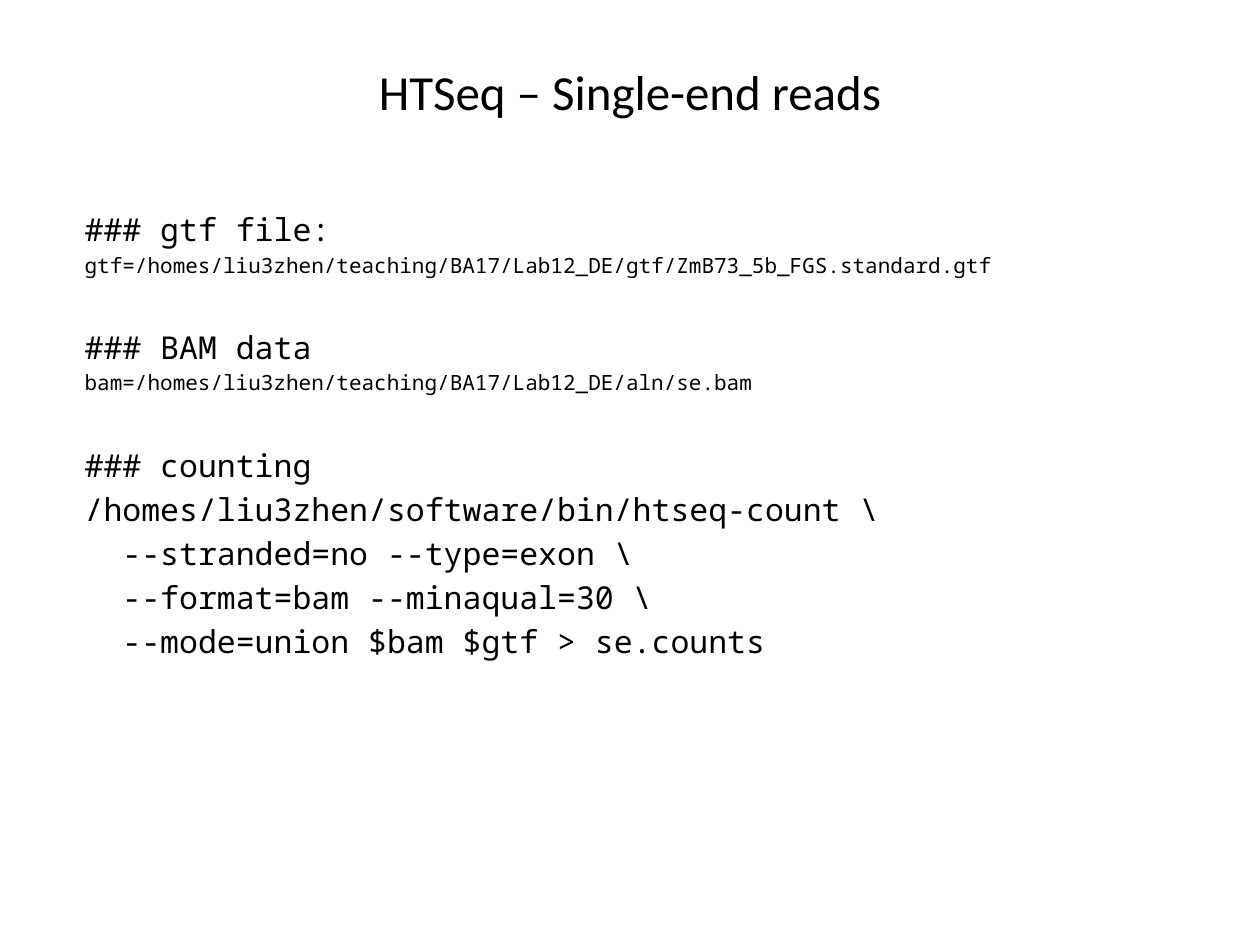
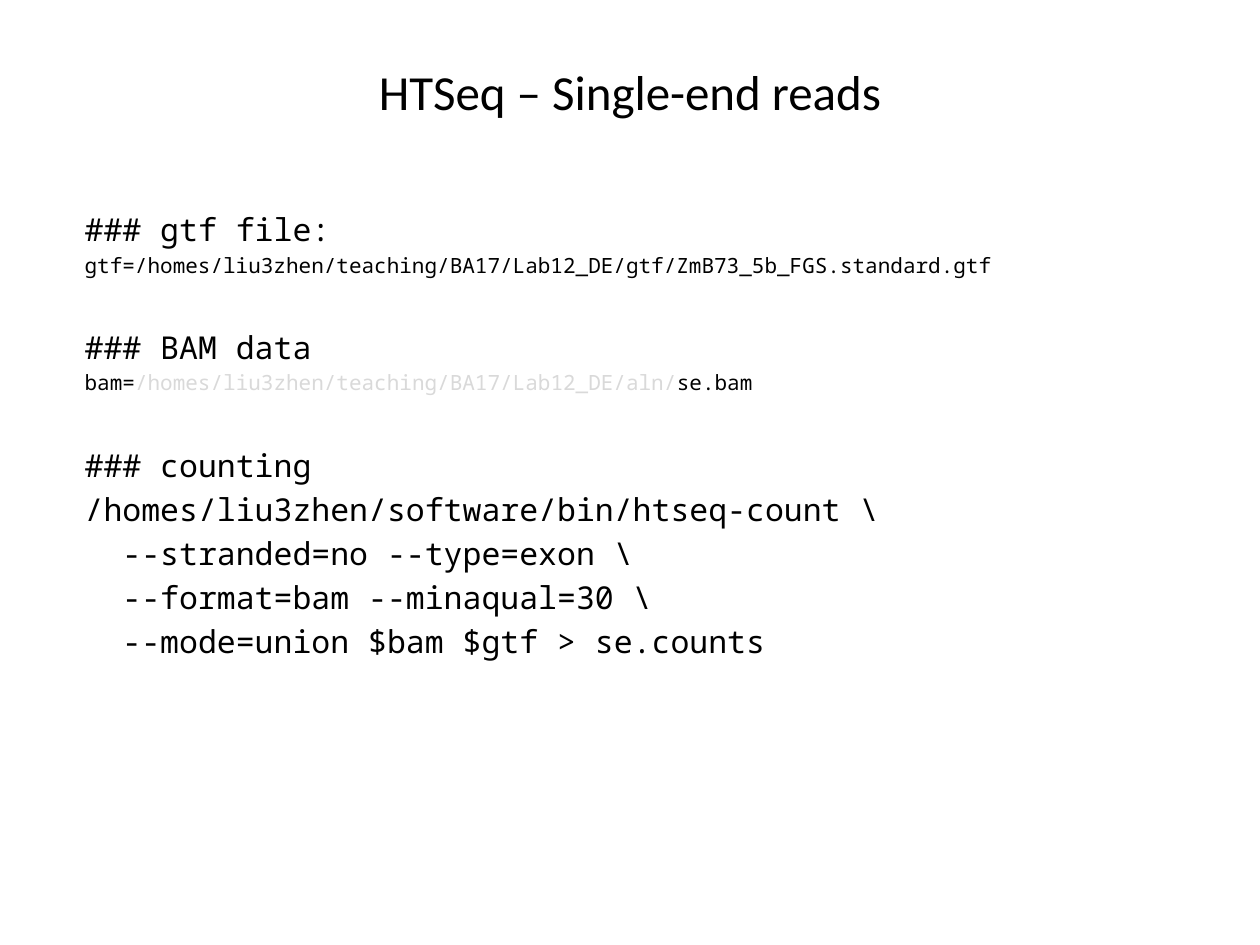
Before and after one commit to ravinpoudel/PLPTH813Bioinformatics, a slide deck: slide 9 of labs/lab12_DE.pptx (slide 8 before the commit). Drawn at 1260x945 pixels with LibreOffice and Linux fonts; fonts in the diff are those of the drawing. Boxes give left, top, right and bottom in pixels: in the first picture for what was removed or moved away, otherwise in the second. Text is boxed around its words. In the diff, an @@ line names an element or a change of style, - is before the commit and + after.

```diff
--- a/labs/lab12_DE.pptx
+++ b/labs/lab12_DE.pptx
@@ text at (85, 374, 753, 391): text colour #000000 to #D9D9D9 in "bam=/homes/liu3zhen/teaching/BA17/Lab12_DE/aln/se.bam" @@
```
Also in this commit, not shown: 2 other slides changed.
